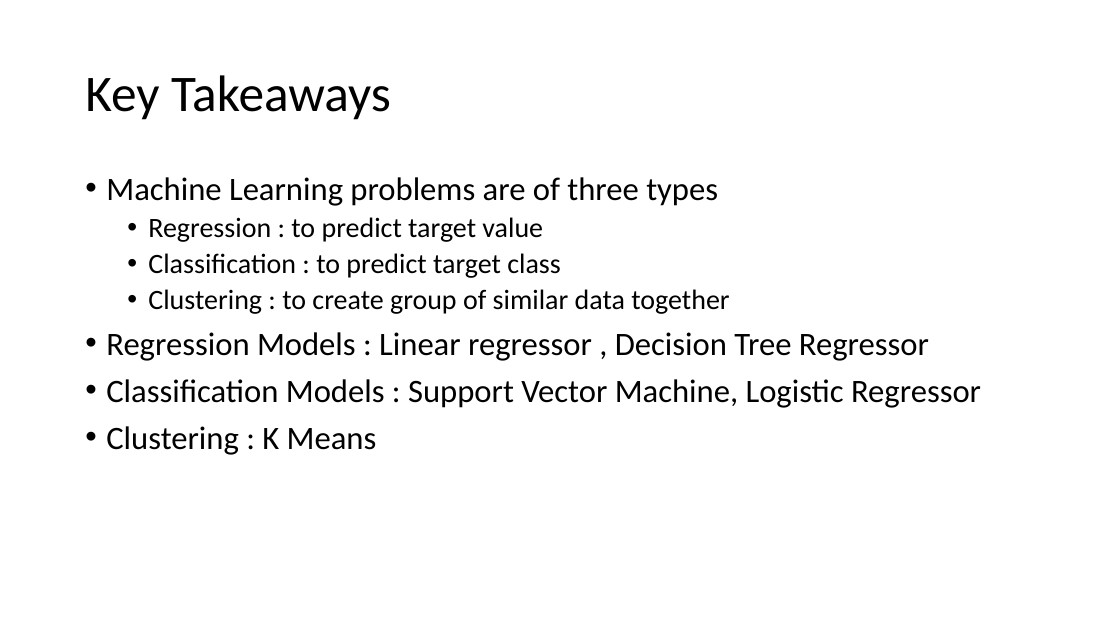
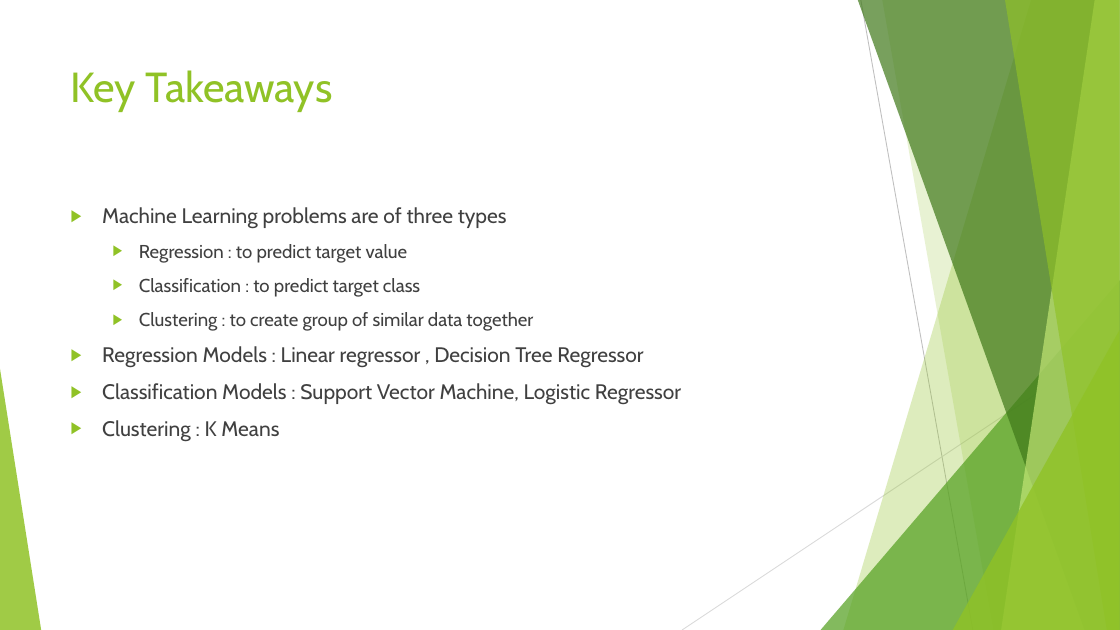
Before and after one commit to mehul-vaidya/ML_Projects, a slide deck: slide 12 of Hands-on Machine Learning.pptx. Drawn at 1120x630 pixels with LibreOffice and Linux fonts; fonts in the diff are those of the drawing. Boxes give left, top, right and bottom in pixels: in the first picture for what was removed or moved away, otherwise in the second. Text is boxed around its words. In the diff, an @@ line names an element or a change of style, - is before the commit and + after.

```diff
--- a/Hands-on Machine Learning.pptx
+++ b/Hands-on Machine Learning.pptx
@@ title "Key Takeaways": place and size @@
-title "Key Takeaways" at [85, 75, 391, 120]
+title "Key Takeaways" at [71, 70, 332, 112]
@@ title "Key Takeaways" at [71, 70, 332, 112]: size 44 to 36 pt, font Calibri to Cabin, text colour #000000 to #90C226; line spacing 0.9 to 1; vertical alignment middle to top @@
@@ text "Machine Learning problems are of ...": place and size @@
-text "Machine Learning problems are of ..." at [106, 177, 981, 455]
+text "Machine Learning problems are of ..." at [102, 207, 681, 442]
@@ text "Machine Learning problems are of ..." at [102, 207, 681, 442]: size 28 to 18 pt in "Machine Learning problems are of three types", "Regression Models : Linear regressor , Decision ...", "Classification Models : Support Vector Machine, Logistic ...", "Clustering : K Means"; font Calibri to Cabin, text colour #000000 to #404040; size 24 to 16 pt in "Regression : to predict target value", "Classification : to predict target class", "Clustering : to create group of similar ..."; bullet • to ▶; line spacing 0.9 to 1; more space between paragraphs @@
@@ group added at [0, 0, 1120, 630]: 5 freeform shapes, 3 triangles, 2 lines @@
```
Also in this commit, not shown: 11 other slides changed, 1 other file.
